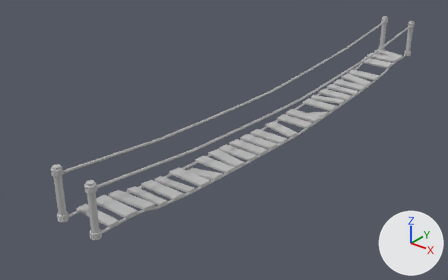
Two versions of the FBX model Asset_Library/Meshes/Props/SM_Bridge_Wood.fbx, one commit apart.
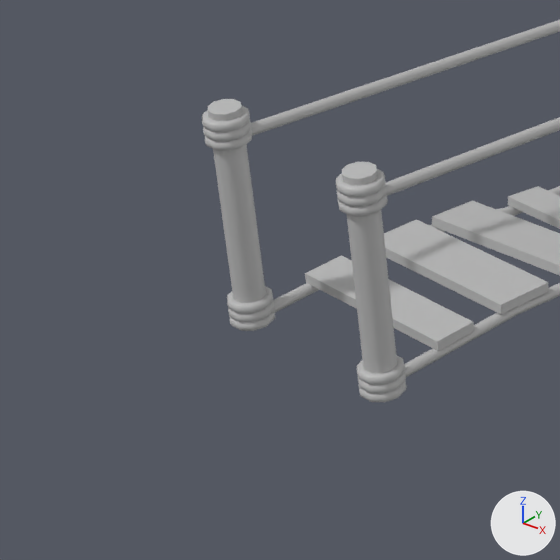
The first picture shows the older version from a camera (50 mm lens) standing at (28.8, -44.7, 23.1) and looking at (-3.4, -4.5, -1.8). The close-ups show both versions on the part from 0% to 31% of the width and 50% to 100% of the height of that picture; other places that the commit changed are outside them. The lights are fixed; the arrows at lower right show +X, +Y and +Z. Where no turn or scale is listed for an object, it has been applied to the vertices.
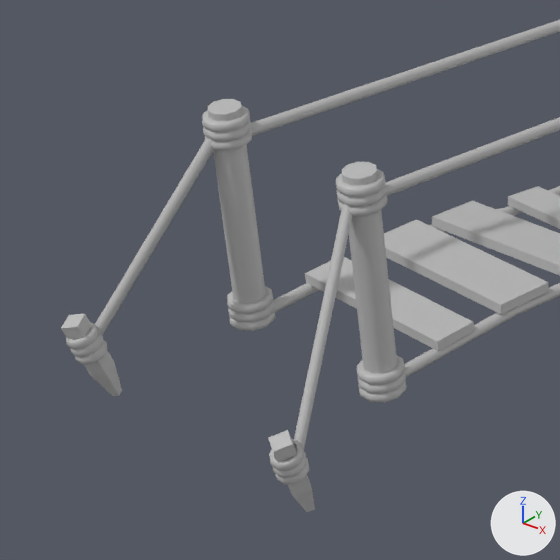
Boxes [x1, y1, x2, y2] around the edits, measured in the close-ups (560 x 560 px):
'pCube13.001', added: after [294, 203, 352, 451]
'pCube12.001', added: after [95, 137, 214, 336]
'pCube10.001', added: after [61, 314, 122, 396]
'pCube11.001', added: after [268, 430, 315, 512]
'pTorus8.010', added: after [269, 439, 304, 471]
'pTorus8.011', added: after [66, 322, 99, 350]
'pTorus6.011', added: after [75, 339, 107, 365]
'pTorus7.011', added: after [70, 334, 103, 357]
'pTorus7.010', added: after [273, 451, 307, 478]
'pTorus6.010', added: after [275, 458, 309, 485]

Diff of the bpy script that builds the scene:
```diff
--- a/Asset_Library/Meshes/Props/SM_Bridge_Wood.fbx.py
+++ b/Asset_Library/Meshes/Props/SM_Bridge_Wood.fbx.py
@@ me_mesh_048 @@
+me_mesh_048.from_pydata([(-2.63, -5.35, -4.01), (-1.68, -3.08, -0.72), (-2.52, -5.37, -4.01), (-1.58, -3.09, -0.73), (-2.47, -5.34, -4.09), (-1.52, -3.05, -0.81), (-2.52, -5.28, -4.17), (-1.57, -2.99, -0.88), (-2.62, -5.27, -4.16), (-1.67, -2.98, -0.88), (-2.67, -5.3, -4.08), (-1.73, -3.02, -0.8)], [], [(2, 3, 1, 0), (4, 5, 3, 2), (6, 7, 5, 4), (8, 9, 7, 6), (10, 11, 9, 8), (1, 11, 10, 0)])
+me_mesh_048.materials.append(mat_lambert1)  # grey #bcbcbc
@@ me_mesh_041 @@
+me_mesh_041.from_pydata([(2.63, -5.35, -4.01), (1.68, -3.08, -0.72), (2.52, -5.37, -4.01), (1.58, -3.09, -0.73), (2.47, -5.34, -4.09), (1.52, -3.05, -0.81), (2.52, -5.28, -4.17), (1.57, -2.99, -0.88), (2.62, -5.27, -4.16), (1.67, -2.98, -0.88), (2.67, -5.3, -4.08), (1.73, -3.02, -0.8)], [], [(2, 0, 1, 3), (4, 2, 3, 5), (6, 4, 5, 7), (8, 6, 7, 9), (10, 8, 9, 11), (1, 0, 10, 11)])
+me_mesh_041.materials.append(mat_lambert1)  # grey #bcbcbc
@@ ob_ptorus7_011 @@
+ob_ptorus7_011 = bpy.data.objects.new('pTorus7.011', me_mesh_046)  # 70 vertices, 60 faces; spans x -0.265..0.265, y -0.254..0.254, z -0.15..0.15; in mat_lambert1 (grey #bcbcbc)
+ob_ptorus7_011.location = (-2.55, -26.44, 0.57)
@@ ob_ptorus6_010 @@
+ob_ptorus6_010 = bpy.data.objects.new('pTorus6.010', me_mesh_044)  # 70 vertices, 60 faces; spans x -0.265..0.265, y -0.254..0.254, z -0.15..0.15; in mat_lambert1 (grey #bcbcbc)
+ob_ptorus6_010.location = (2.53, -26.4, 0.41)
@@ ob_ptorus7_010 @@
+ob_ptorus7_010 = bpy.data.objects.new('pTorus7.010', me_mesh_043)  # 70 vertices, 60 faces; spans x -0.265..0.265, y -0.254..0.254, z -0.15..0.15; in mat_lambert1 (grey #bcbcbc)
+ob_ptorus7_010.location = (2.55, -26.44, 0.57)
@@ ob_pcube12_001 @@
+ob_pcube12_001 = bpy.data.objects.new('pCube12.001', me_mesh_048)
+ob_pcube12_001.location = (0.0, -21.03, 4.62)
@@ ob_ptorus8_011 @@
+ob_ptorus8_011 = bpy.data.objects.new('pTorus8.011', me_mesh_047)  # 70 vertices, 60 faces; spans x -0.265..0.265, y -0.254..0.254, z -0.15..0.15; in mat_lambert1 (grey #bcbcbc)
+ob_ptorus8_011.location = (-2.57, -26.49, 0.73)
@@ ob_ptorus6_011 @@
+ob_ptorus6_011 = bpy.data.objects.new('pTorus6.011', me_mesh_045)  # 70 vertices, 60 faces; spans x -0.265..0.265, y -0.254..0.254, z -0.15..0.15; in mat_lambert1 (grey #bcbcbc)
+ob_ptorus6_011.location = (-2.53, -26.4, 0.41)
@@ ob_ptorus8_010 @@
+ob_ptorus8_010 = bpy.data.objects.new('pTorus8.010', me_mesh_042)  # 70 vertices, 60 faces; spans x -0.265..0.265, y -0.254..0.254, z -0.15..0.15; in mat_lambert1 (grey #bcbcbc)
+ob_ptorus8_010.location = (2.57, -26.49, 0.73)
@@ ob_pcube10_001 @@
+ob_pcube10_001 = bpy.data.objects.new('pCube10.001', me_mesh_049)  # 12 vertices, 10 faces; spans x -2.81..-2.3, y -0.44..0.32, z -0.82..0.86; in mat_lambert1 (grey #bcbcbc)
+ob_pcube10_001.location = (0.0, -26.35, 0.26)
@@ ob_pcube11_001 @@
+ob_pcube11_001 = bpy.data.objects.new('pCube11.001', me_mesh_040)  # 12 vertices, 10 faces; spans x 2.3..2.81, y -0.44..0.32, z -0.82..0.86; in mat_lambert1 (grey #bcbcbc)
+ob_pcube11_001.location = (0.0, -26.35, 0.26)
@@ ob_pcube13_001 @@
+ob_pcube13_001 = bpy.data.objects.new('pCube13.001', me_mesh_041)
+ob_pcube13_001.location = (0.0, -21.03, 4.62)
```
